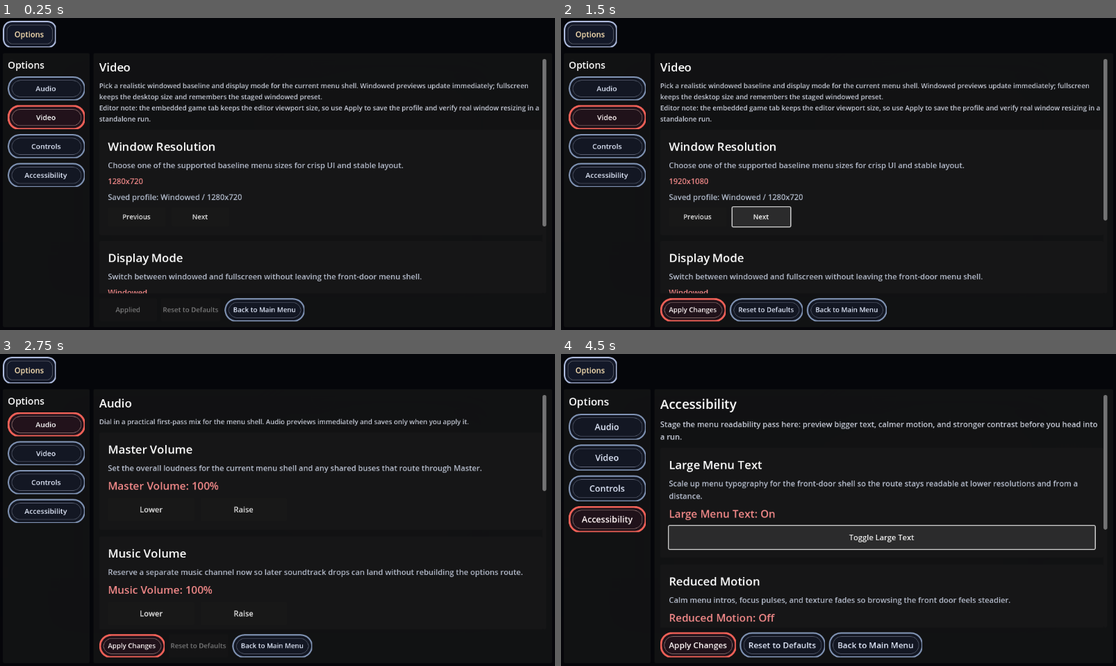
Above: before the commit, frames 1-4 (two rows, left to right).
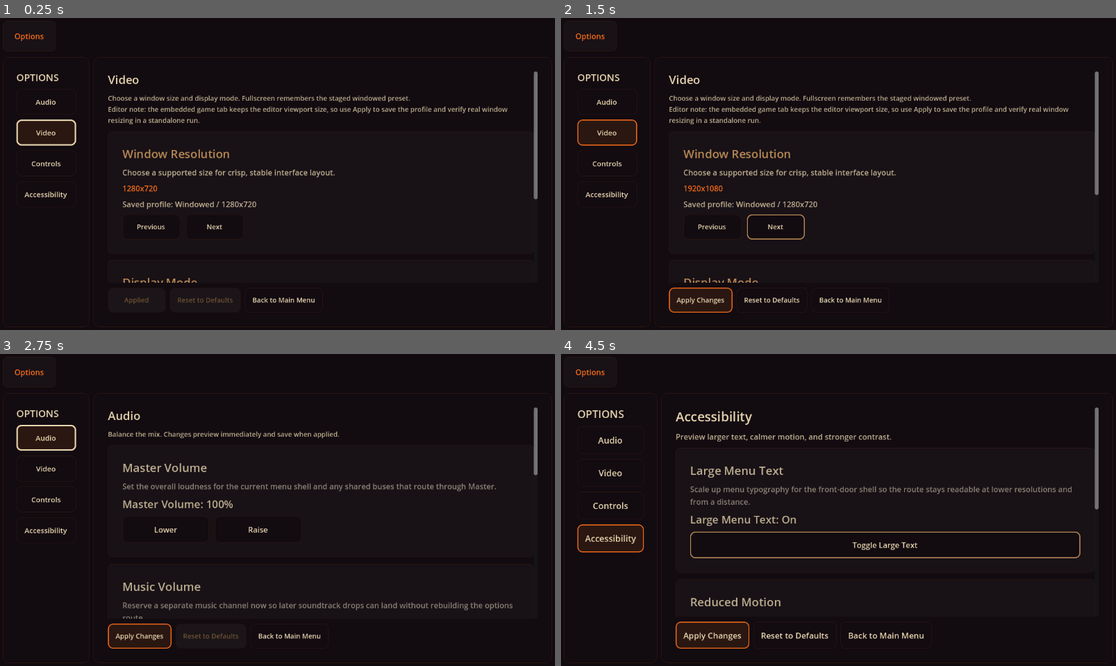
Above: after the commit, the same moments.

Repository: KevinRabbe/bullet-hell-roughe-lite
Game: Godot game, scene res://scenes/ui/OptionsMenu.tscn
Same seed, same stepped clock (60 frames per second), same inputs: the game is played once before the commit and once after it. This scene is started directly instead of the project's main scene.
Inputs:
- Up to frame 1 (0.25 s): no input
- Up to frame 2 (1.5 s): click "Next" at 0.5 s; click "Next" at 1.25 s
- Up to frame 3 (2.75 s): click "Audio" at 2 s
- Up to frame 4 (4.5 s): click "Video" at 2.75 s; click "Accessibility" at 3.5 s; click "Toggle Large Text" at 4.25 s

The runs differ from the first frame. In frame 1, 10% of the frame differs, in the area x 0-100%, y 0-100%; in frame 2, 12%; in frame 3, 9.7%; in frame 4, 17%.

Commit message:
Unify options menu infernal styling

Diff:
--- a/scenes/ui/OptionsMenu.tscn
+++ b/scenes/ui/OptionsMenu.tscn
@@ -1,7 +1,7 @@
 [gd_scene load_steps=3 format=3]
 
 [ext_resource type="Script" path="res://scripts/ui/options_menu.gd" id="1_l2bi5"]
-[ext_resource type="Texture2D" path="res://assets/sprites/arena/hellshot_frontier/arena_ground_burnt_cracked.png" id="2_6nm8e"]
+[ext_resource type="Texture2D" path="res://assets/sprites/ui/menu/backgrounds/main_menu_background.png" id="2_6nm8e"]
 
 [node name="OptionsMenu" type="Control"]
 layout_mode = 3
@@ -19,7 +19,7 @@
 anchor_bottom = 1.0
 grow_horizontal = 2
 grow_vertical = 2
-color = Color(0.0313726, 0.0352941, 0.0588235, 1)
+color = Color(0.0705882, 0.0431373, 0.0627451, 1)
 
 [node name="ArenaTexture" type="TextureRect" parent="."]
 layout_mode = 1
@@ -40,7 +40,7 @@
 anchor_bottom = 1.0
 grow_horizontal = 2
 grow_vertical = 2
-color = Color(0.0196078, 0.0235294, 0.0392157, 0.78)
+color = Color(0.0705882, 0.0431373, 0.0627451, 0.88)
 
 [node name="RootMargin" type="MarginContainer" parent="."]
 layout_mode = 1
@@ -74,13 +74,11 @@
 
 [node name="StepChipLabel" type="Label" parent="RootMargin/RootVBox/HeaderRow/StepChip/StepChipMargin"]
 layout_mode = 2
-theme_override_colors/font_color = Color(0.972549, 0.831373, 0.654902, 0.95)
 text = "Options"
 
 [node name="HeaderCopy" type="Label" parent="RootMargin/RootVBox/HeaderRow"]
 layout_mode = 2
-theme_override_colors/font_color = Color(0.792157, 0.862745, 0.976471, 0.9)
-text = "Real display settings now, broader menu systems next."
+text = "Audio • Video • Controls • Accessibility"
 
 [node name="MainHBox" type="HBoxContainer" parent="RootMargin/RootVBox"]
 layout_mode = 2
@@ -105,13 +103,12 @@
 [node name="NavTitle" type="Label" parent="RootMargin/RootVBox/MainHBox/NavPanel/NavMargin/NavVBox"]
 layout_mode = 2
 theme_override_font_sizes/font_size = 30
-text = "Options"
+text = "OPTIONS"
 
 [node name="NavBody" type="Label" parent="RootMargin/RootVBox/MainHBox/NavPanel/NavMargin/NavVBox"]
 layout_mode = 2
-theme_override_colors/font_color = Color(0.84, 0.86, 0.91, 0.92)
-autowrap_mode = 3
-text = "Lock the settings shell now so later audio, controls, and accessibility passes can slot in cleanly."
+autowrap_mode = 3
+text = "Tune the frontier to your needs."
 
 [node name="TabButtons" type="VBoxContainer" parent="RootMargin/RootVBox/MainHBox/NavPanel/NavMargin/NavVBox"]
 layout_mode = 2
@@ -140,7 +137,6 @@
 
 [node name="HintLabel" type="Label" parent="RootMargin/RootVBox/MainHBox/NavPanel/NavMargin/NavVBox"]
 layout_mode = 2
-theme_override_colors/font_color = Color(0.75, 0.79, 0.86, 0.9)
 autowrap_mode = 3
 text = "Hotkeys: 1 Audio, 2 Video, 3 Controls, 4 Accessibility, Esc Back"
 
@@ -178,9 +174,8 @@
 
 [node name="TabSummary" type="Label" parent="RootMargin/RootVBox/MainHBox/ContentPanel/ContentMargin/ContentShell/ContentScroll/ContentVBox"]
 layout_mode = 2
-theme_override_colors/font_color = Color(0.84, 0.86, 0.91, 0.92)
-autowrap_mode = 3
-text = "Pick a realistic window size and display mode for the current menu shell."
+autowrap_mode = 3
+text = "Choose a supported window size and display mode."
 
 [node name="VideoContent" type="VBoxContainer" parent="RootMargin/RootVBox/MainHBox/ContentPanel/ContentMargin/ContentShell/ContentScroll/ContentVBox"]
 layout_mode = 2
@@ -208,9 +203,8 @@
 
 [node name="ResolutionBody" type="Label" parent="RootMargin/RootVBox/MainHBox/ContentPanel/ContentMargin/ContentShell/ContentScroll/ContentVBox/VideoContent/ResolutionBlock/ResolutionMargin/ResolutionVBox"]
 layout_mode = 2
-theme_override_colors/font_color = Color(0.8, 0.831373, 0.901961, 0.88)
-autowrap_mode = 3
-text = "Choose one of the supported baseline menu sizes for crisp UI and stable layout."
+autowrap_mode = 3
+text = "Choose a supported size for crisp, stable interface layout."
 
 [node name="ResolutionValue" type="Label" parent="RootMargin/RootVBox/MainHBox/ContentPanel/ContentMargin/ContentShell/ContentScroll/ContentVBox/VideoContent/ResolutionBlock/ResolutionMargin/ResolutionVBox"]
 layout_mode = 2
@@ -258,9 +252,8 @@
 
 [node name="FullscreenBody" type="Label" parent="RootMargin/RootVBox/MainHBox/ContentPanel/ContentMargin/ContentShell/ContentScroll/ContentVBox/VideoContent/FullscreenBlock/FullscreenMargin/FullscreenVBox"]
 layout_mode = 2
-theme_override_colors/font_color = Color(0.8, 0.831373, 0.901961, 0.88)
-autowrap_mode = 3
-text = "Switch between windowed and fullscreen without leaving the front-door menu shell."
+autowrap_mode = 3
+text = "Switch between windowed and fullscreen display."
 
 [node name="FullscreenValue" type="Label" parent="RootMargin/RootVBox/MainHBox/ContentPanel/ContentMargin/ContentShell/ContentScroll/ContentVBox/VideoContent/FullscreenBlock/FullscreenMargin/FullscreenVBox"]
 layout_mode = 2
--- a/scripts/ui/options_menu.gd
+++ b/scripts/ui/options_menu.gd
@@ -3,8 +3,8 @@
 const AudioSettingsRuntimeRef = preload("res://scripts/ui/audio_settings_runtime.gd")
 const AccessibilitySettingsRuntimeRef = preload("res://scripts/ui/accessibility_settings_runtime.gd")
 const DisplaySettingsRuntimeRef = preload("res://scripts/ui/display_settings_runtime.gd")
+const InfernalUiStyleRef = preload("res://scripts/ui/infernal_ui_style.gd")
 const MenuAnimationRuntimeRef = preload("res://scripts/ui/menu_animation_runtime.gd")
-const MenuFrameRuntimeRef = preload("res://scripts/ui/menu_frame_runtime.gd")
 const MAIN_MENU_SCENE_PATH := "res://scenes/ui/MainMenu.tscn"
 const OPTIONS_BACKGROUND_ART_PATH := "res://assets/sprites/ui/menu/backgrounds/main_menu_background.png"
 
@@ -171,9 +171,9 @@
 	if button == null:
 		return
 	if is_selected:
-		MenuFrameRuntimeRef.apply_button_frame(button, MenuFrameRuntimeRef.MENU_BUTTON_PRIMARY_PATH, Color(1.0, 0.96, 0.96, 1.0), Color(1.0, 1.0, 1.0, 1.0))
+		InfernalUiStyleRef.apply_primary_button(button)
 	else:
-		MenuFrameRuntimeRef.apply_button_frame(button, MenuFrameRuntimeRef.MENU_BUTTON_SECONDARY_PATH, Color(0.90, 0.93, 1.0, 0.98), Color(1.0, 1.0, 1.0, 1.0))
+		InfernalUiStyleRef.apply_secondary_button(button)
 
 func _refresh_content() -> void:
 	var showing_video: bool = current_tab == TAB_VIDEO
@@ -189,21 +189,21 @@
 	match current_tab:
 		TAB_AUDIO:
 			tab_title_label.text = "Audio"
-			tab_summary_label.text = "Dial in a practical first-pass mix for the menu shell. Audio previews immediately and saves only when you apply it."
+			tab_summary_label.text = "Balance the mix. Changes preview immediately and save when applied."
 			_refresh_audio_content()
 		TAB_VIDEO:
 			tab_title_label.text = "Video"
-			tab_summary_label.text = "Pick a realistic windowed baseline and display mode for the current menu shell. Windowed previews update immediately; fullscreen keeps the desktop size and remembers the staged windowed preset."
+			tab_summary_label.text = "Choose a window size and display mode. Fullscreen remembers the staged windowed preset."
 			if _is_editor_preview_session():
 				tab_summary_label.text += "\nEditor note: the embedded game tab keeps the editor viewport size, so use Apply to save the profile and verify real window resizing in a standalone run."
 			_refresh_video_content()
 		TAB_CONTROLS:
 			tab_title_label.text = "Controls"
-			tab_summary_label.text = "See the live keyboard route for arena movement and the front-door menu stack before we tackle full remapping."
+			tab_summary_label.text = "Review the current keyboard controls for menus and the arena."
 			_refresh_controls_content()
 		TAB_ACCESSIBILITY:
 			tab_title_label.text = "Accessibility"
-			tab_summary_label.text = "Stage the menu readability pass here: preview bigger text, calmer motion, and stronger contrast before you head into a run."
+			tab_summary_label.text = "Preview larger text, calmer motion, and stronger contrast."
 			_refresh_accessibility_content()
 	_refresh_action_row_state()
 
@@ -318,7 +318,7 @@
 			{"label": "Browse roster or starters", "binding": "Up / Down"},
 			{"label": "Confirm selection", "binding": "Enter / Space"},
 			{"label": "Back / close", "binding": "Esc"},
-			{"label": "Random character / starter", "binding": "R"},
+			{"label": "Random starter", "binding": "R (starter screen)"},
 			{"label": "Default starter", "binding": "T (starter screen)"}
 		]
 	)
@@ -334,7 +334,7 @@
 	var status_label := Label.new()
 	status_label.text = "Status: live keyboard reference is in place, full rebinding stays deferred to a dedicated controls pass."
 	status_label.autowrap_mode = TextServer.AUTOWRAP_WORD_SMART
-	status_label.modulate = Color(0.992157, 0.560784, 0.560784, 0.95)
+	InfernalUiStyleRef.apply_accent_text(status_label)
 	controls_runtime_box.add_child(status_label)
 	_refresh_action_row_state()
 
@@ -437,10 +437,26 @@
 	return false
 
 func _apply_shared_frame_styles() -> void:
-	MenuFrameRuntimeRef.apply_chip_frame(step_chip, Color(0.98, 0.88, 0.70, 0.98))
-	MenuFrameRuntimeRef.apply_button_frame(apply_button, MenuFrameRuntimeRef.MENU_BUTTON_PRIMARY_PATH, Color(1.0, 0.97, 0.97, 1.0), Color(1.0, 1.0, 1.0, 1.0))
-	for button in [reset_button, back_button]:
-		MenuFrameRuntimeRef.apply_button_frame(button, MenuFrameRuntimeRef.MENU_BUTTON_SECONDARY_PATH, Color(0.90, 0.93, 1.0, 0.98), Color(1.0, 1.0, 1.0, 1.0))
+	for panel_variant in find_children("*", "PanelContainer", true, false):
+		if not (panel_variant is PanelContainer):
+			continue
+		var panel := panel_variant as PanelContainer
+		var role := InfernalUiStyleRef.PANEL_SHELL if panel in [nav_panel, content_panel] else InfernalUiStyleRef.PANEL_CARD
+		InfernalUiStyleRef.apply_panel(panel, role)
+	for label_variant in find_children("*", "Label", true, false):
+		if label_variant is Label:
+			InfernalUiStyleRef.apply_body_text(label_variant as Label)
+	InfernalUiStyleRef.apply_accent_text(step_chip.get_node_or_null("StepChipMargin/StepChipLabel") as Label)
+	InfernalUiStyleRef.apply_title(nav_title_label)
+	InfernalUiStyleRef.apply_title(tab_title_label)
+	for title_name in ["ResolutionTitle", "FullscreenTitle", "PlaceholderTitle", "FocusTitle", "ChecklistTitle"]:
+		InfernalUiStyleRef.apply_section_title(find_child(title_name, true, false) as Label)
+	for value_label in [resolution_value_label, fullscreen_value_label, placeholder_status_label]:
+		InfernalUiStyleRef.apply_accent_text(value_label)
+	for button_variant in find_children("*", "Button", true, false):
+		if button_variant is Button:
+			InfernalUiStyleRef.apply_secondary_button(button_variant as Button)
+	InfernalUiStyleRef.apply_primary_button(apply_button)
 
 func _apply_responsive_layout() -> void:
 	var font_scale: float = AccessibilitySettingsRuntimeRef.get_font_scale(staged_accessibility_settings)
@@ -710,6 +726,7 @@
 
 func _add_controls_group(target_box: VBoxContainer, title_text: String, rows: Array) -> void:
 	var block := PanelContainer.new()
+	InfernalUiStyleRef.apply_panel(block, InfernalUiStyleRef.PANEL_CARD)
 	var margin := MarginContainer.new()
 	margin.add_theme_constant_override("margin_left", 18)
 	margin.add_theme_constant_override("margin_top", 18)
@@ -722,6 +739,7 @@
 	var title := Label.new()
 	title.text = title_text
 	title.add_theme_font_size_override("font_size", 24)
+	InfernalUiStyleRef.apply_section_title(title)
 	column.add_child(title)
 	for row_variant in rows:
 		if not (row_variant is Dictionary):
@@ -729,7 +747,7 @@
 		var row: Dictionary = row_variant
 		var row_label := Label.new()
 		row_label.autowrap_mode = TextServer.AUTOWRAP_WORD_SMART
-		row_label.modulate = Color(0.84, 0.86, 0.91, 0.92)
+		InfernalUiStyleRef.apply_body_text(row_label)
 		row_label.text = "%s: %s" % [str(row.get("label", "")), str(row.get("binding", "-"))]
 		column.add_child(row_label)
 	target_box.add_child(block)
